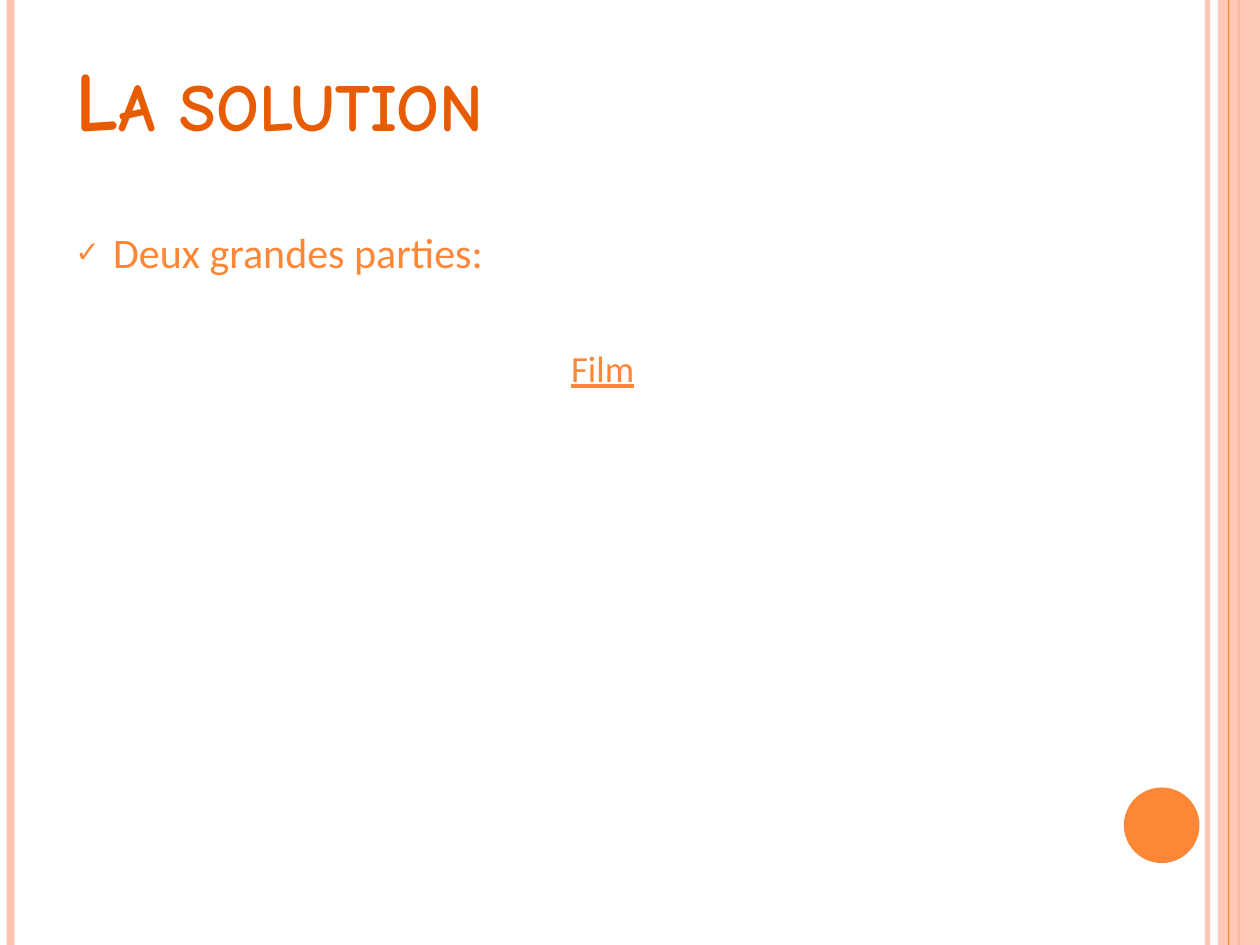
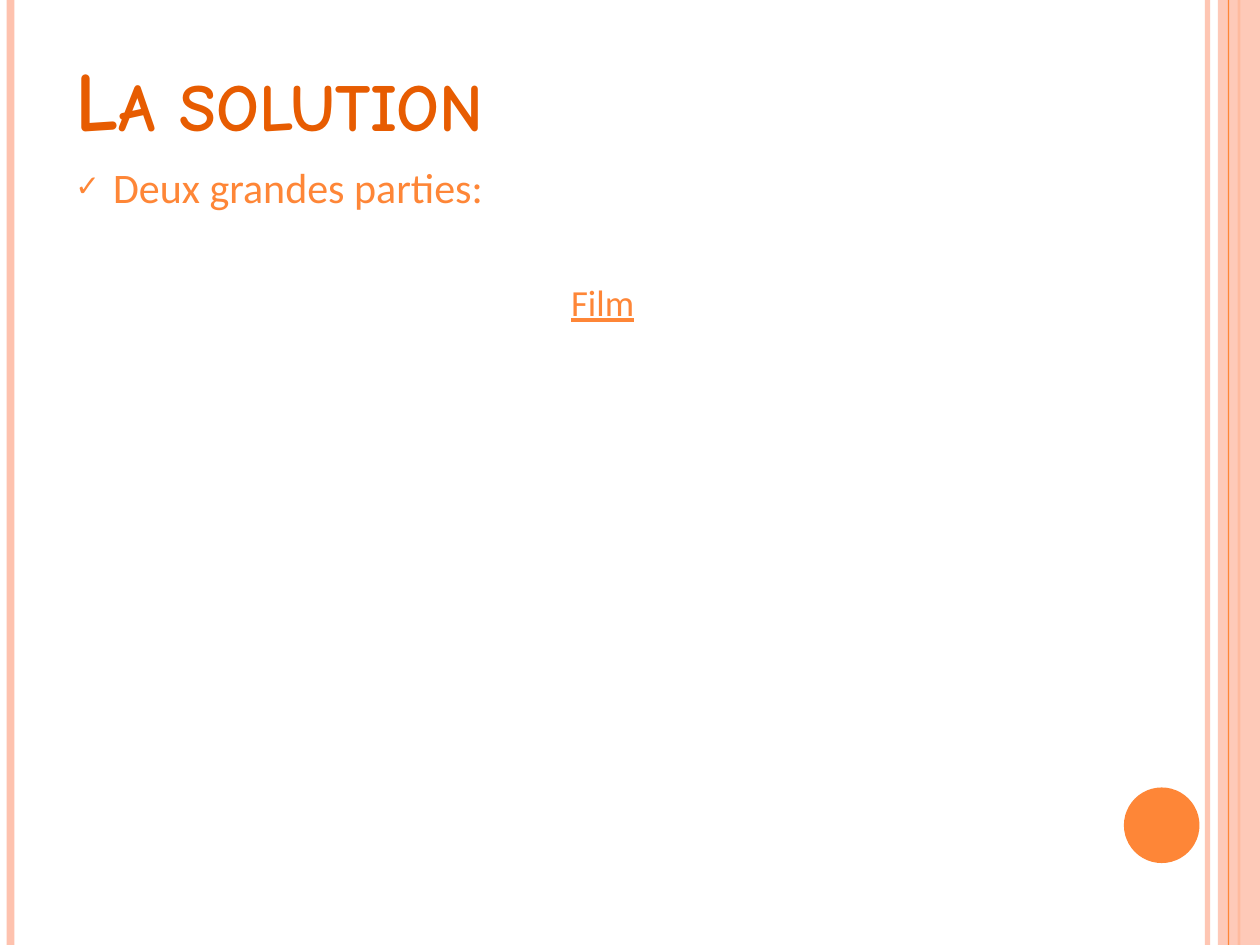
Before and after one commit to xxseric/allocine-de, a slide deck: slide 11 of Rapport/Stage de Licence Informatique.pptx. Drawn at 1260x945 pixels with LibreOffice and Linux fonts; fonts in the diff are those of the drawing. Boxes give left, top, right and bottom in pixels: in the first picture for what was removed or moved away, otherwise in the second. Text is boxed around its words. In the diff, an @@ line names an element or a change of style, - is before the commit and + after.

```diff
--- a/Rapport/Stage de Licence Informatique.pptx
+++ b/Rapport/Stage de Licence Informatique.pptx
@@ text "Deux grandes parties:": place and size @@
-text "Deux grandes parties:" at bbox=[113, 239, 634, 388]
+text "Deux grandes parties:" at bbox=[113, 174, 634, 322]
```
Also in this commit, not shown: 1 slide added.
